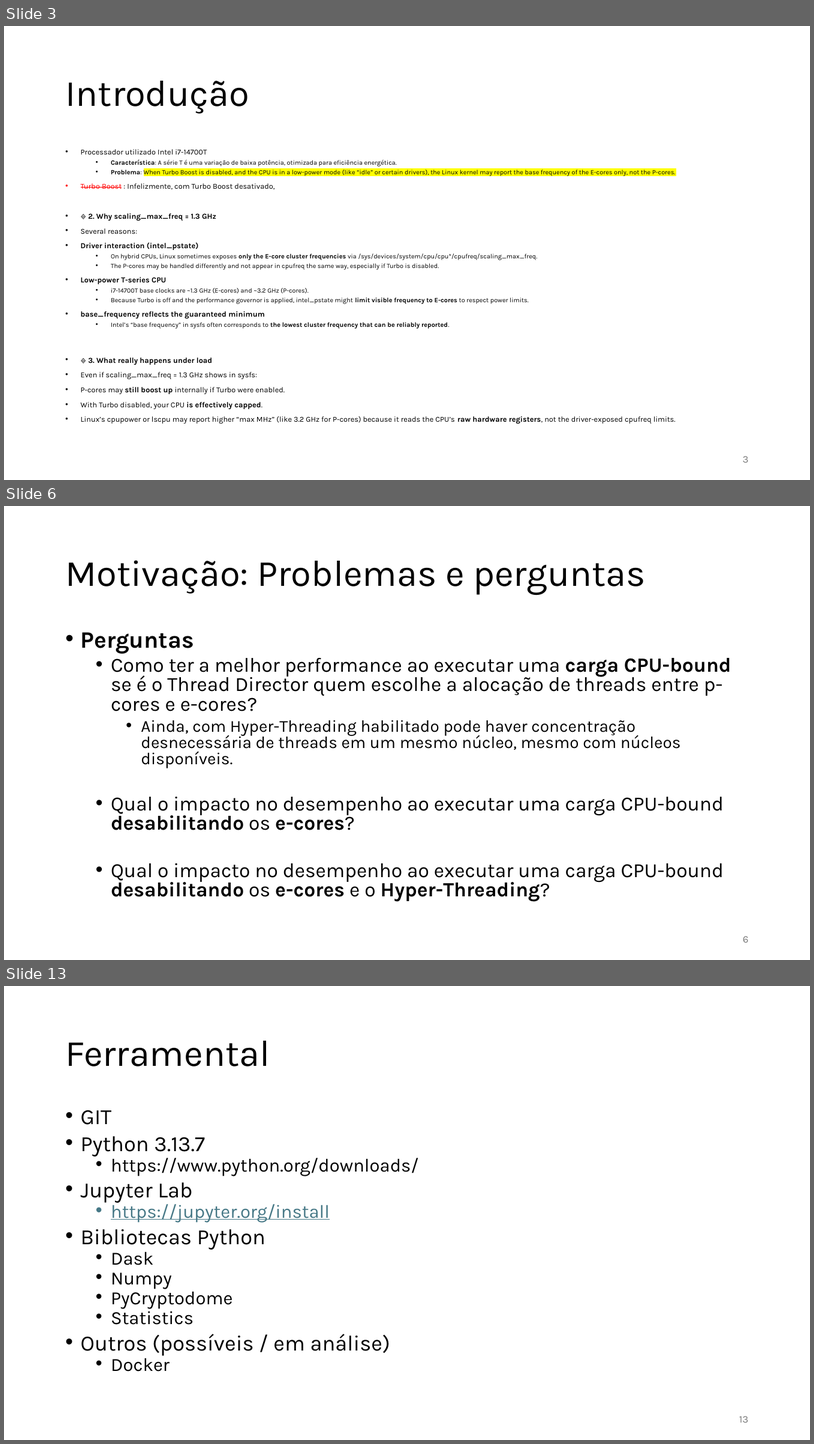
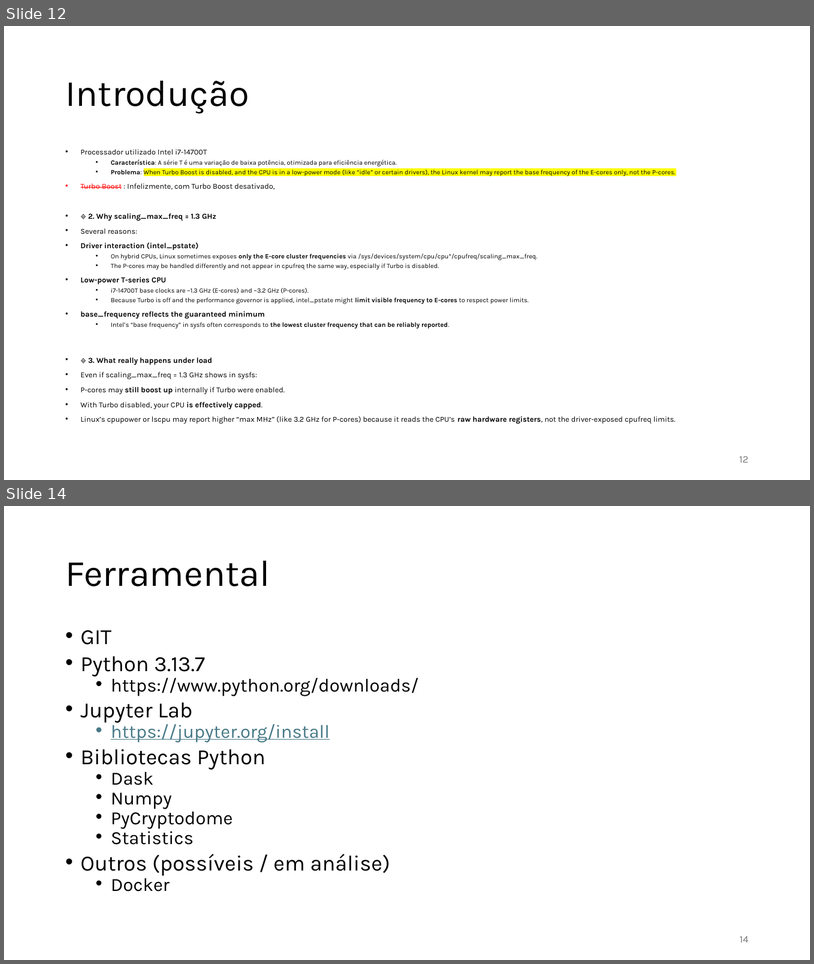
Before and after one commit to jlggross/TF-cmp223, a slide deck: 02-Parcial/02-Parcial-Apresentacao.pptx. Shown one above the other, each under a label of ours: slides 3, 6 and 13 before the commit, slides 12 and 14 after it; the slides between them are not shown. The pictures are 814x1444 and 814x964 pixels, drawn with LibreOffice and Linux fonts; fonts in the diff are those of the drawing. Boxes give left, top, right and bottom in pixels: in the first picture for what was removed or moved away, otherwise in the second. Text is boxed around its words. In the diff, an @@ line names an element or a change of style, - is before the commit and + after.

```diff
--- a/02-Parcial/02-Parcial-Apresentacao.pptx
+++ b/02-Parcial/02-Parcial-Apresentacao.pptx
@@ slide 6 removed at [4, 506, 810, 960], background #FFFFFF @@
@@ title removed at [65, 560, 645, 595] @@
-Motivação: Problemas e perguntas
@@ text removed at [81, 632, 732, 901] @@
-• Perguntas
-  • Como ter a melhor performance ao executar uma carga CPU-bound se é o Thread Director quem escolhe a alocação de threads entre p-cores e e-cores?
-    • Ainda, com Hyper-Threading habilitado pode haver concentração desnecessária de threads em um mesmo núcleo, mesmo com núcleos disponíveis.
-  • Qual o impacto no desempenho ao executar uma carga CPU-bound desabilitando os e-cores?
-  • Qual o impacto no desempenho ao executar uma carga CPU-bound desabilitando os e-cores e o Hyper-Threading?
@@ page number removed at [743, 936, 749, 942] @@
-6
@@ what was slide 3 is now slide 12 @@
@@ page number at [740, 456, 749, 462]: text changed @@
-3
+12
@@ what was slide 13 is now slide 14 @@
@@ page number at [740, 936, 749, 942]: text changed @@
-13
+14
```
Also in this commit, not shown: 2 slides changed, 9 slides added, 7 other slides removed.
